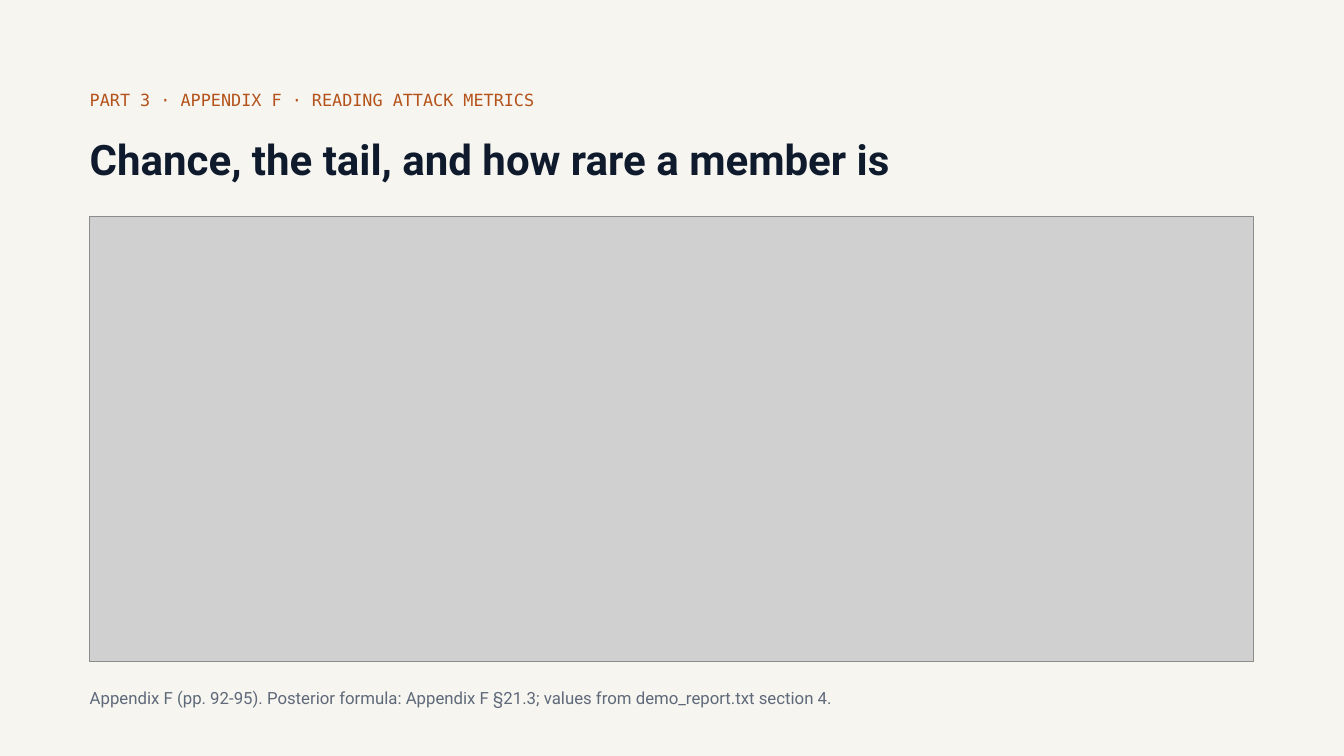
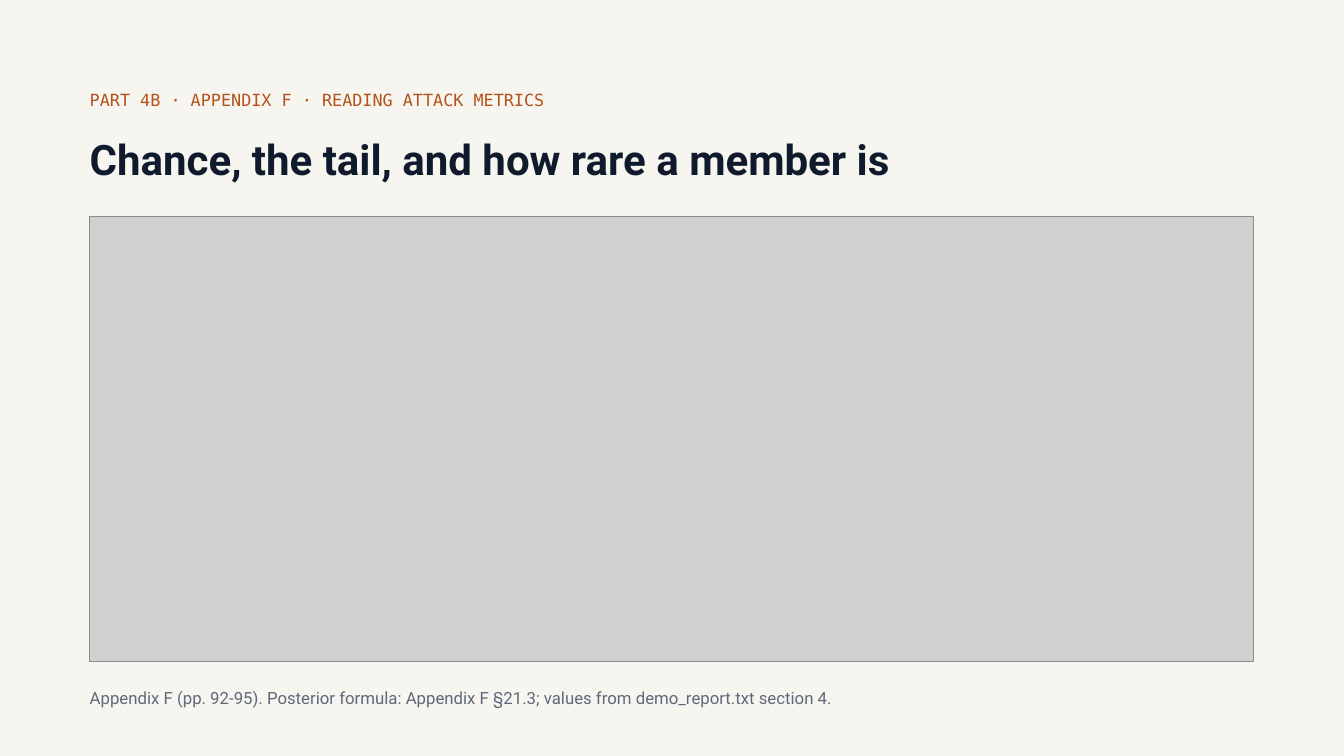
Before and after one commit to olonok69/graimatter_ML, a slide deck: slide 38 of docs/Adversarial_ML.pptx (slide 26 before the commit). Drawn at 1344x756 pixels with LibreOffice and Linux fonts; fonts in the diff are those of the drawing; grey boxes stand for pictures. Boxes give left, top, right and bottom in pixels: in the first picture for what was removed or moved away, otherwise in the second. Text is boxed around its words. In the diff, an @@ line names an element or a change of style, - is before the commit and + after.

Commit message:
Reorganise deck and guides for the video series
The deck grows to 53 slides with new slides for the NIST classes (part 4a
and 4b). The technical guide and presenter guide follow the four parts of
the series; Appendix B moves into Part 4 (sections 12-22) and a new
Appendix A maps guide, slides, videos and demos. Section references in the
README and the demo guides follow the new numbering.

```diff
--- a/docs/Adversarial_ML.pptx
+++ b/docs/Adversarial_ML.pptx
@@ text at bbox=[90, 93, 545, 107]: text changed @@
-PART 3 · APPENDIX F · READING ATTACK METRICS
+PART 4B · APPENDIX F · READING ATTACK METRICS
```
Also in this commit, not shown: 15 other slides changed, 12 slides added, 8 other files.
